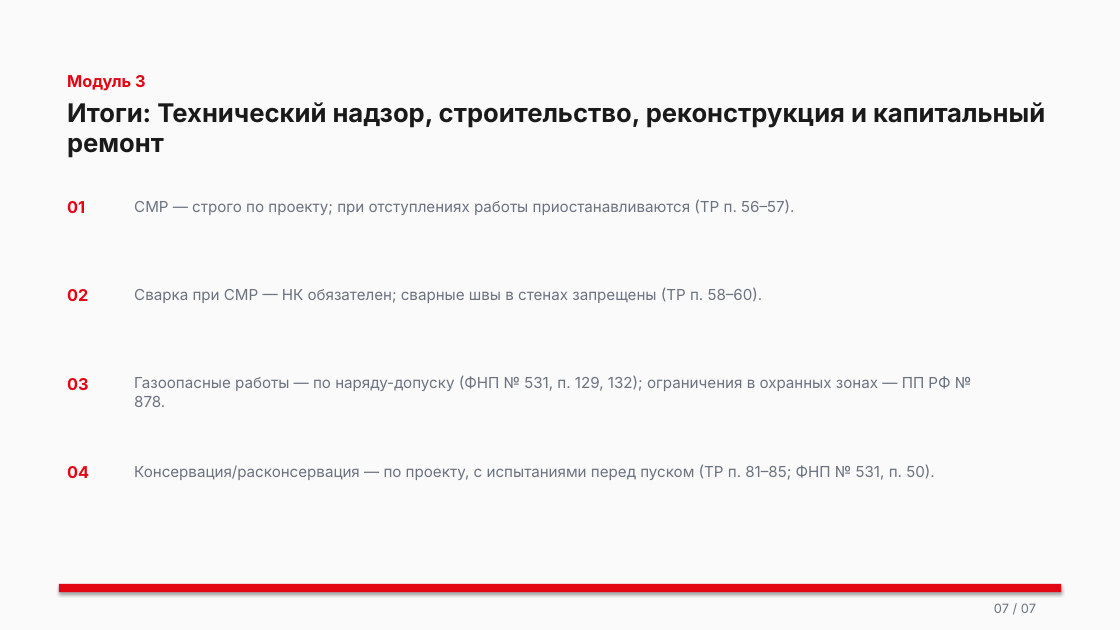
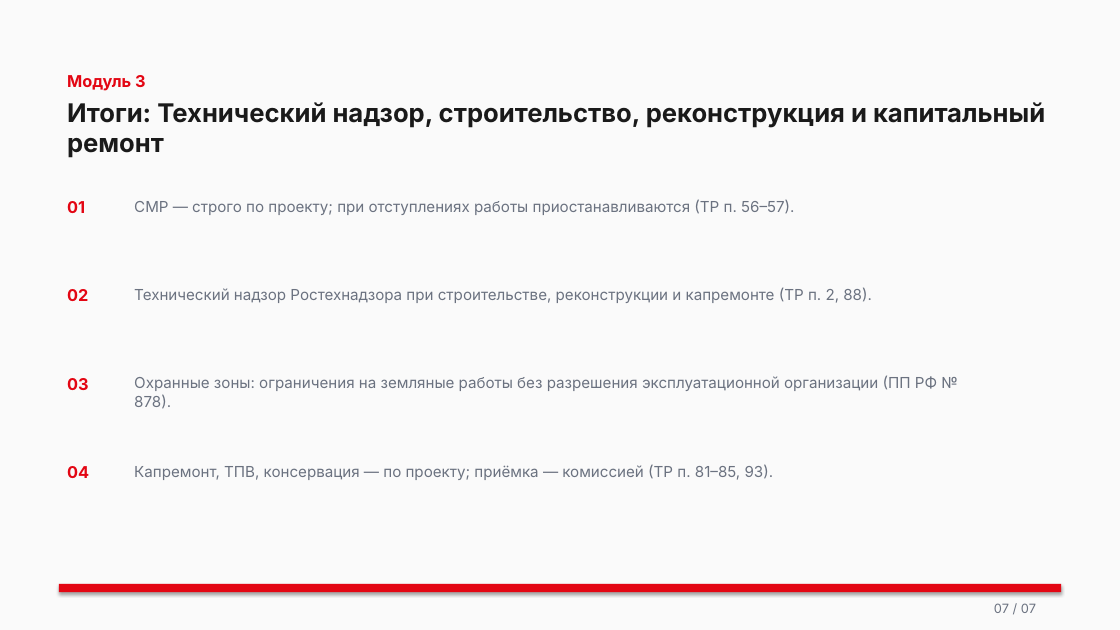
Before and after one commit to lysakalenushka-hash/-, a slide deck: slide 7 of Б.7.5_Модули/Б.7.5_Модуль3_Строительство_и_надзор.pptx. Drawn at 1120x630 pixels with LibreOffice and Linux fonts; fonts in the diff are those of the drawing. Boxes give left, top, right and bottom in pixels: in the first picture for what was removed or moved away, otherwise in the second. Text is boxed around its words. In the diff, an @@ line names an element or a change of style, - is before the commit and + after.

```diff
--- a/Б.7.5_Модули/Б.7.5_Модуль3_Строительство_и_надзор.pptx
+++ b/Б.7.5_Модули/Б.7.5_Модуль3_Строительство_и_надзор.pptx
@@ text at (134,287,872,303): text changed @@
-Сварка при СМР — НК обязателен; сварные швы в стенах запрещены (ТР п. 58–60).
+Технический надзор Ростехнадзора при строительстве, реконструкции и капремонте (ТР п. 2, 88).
@@ text at (134,375,958,409): text changed @@
-Газоопасные работы — по наряду-допуску (ФНП № 531, п. 129, 132); ограничения в охранных зонах — ПП РФ № 878.
+Охранные зоны: ограничения на земляные работы без разрешения эксплуатационной организации (ПП РФ № 878).
@@ text at (134,464,774,480): text changed @@
-Консервация/расконсервация — по проекту, с испытаниями перед пуском (ТР п. 81–85; ФНП № 531, п. 50).
+Капремонт, ТПВ, консервация — по проекту; приёмка — комиссией (ТР п. 81–85, 93).
```
Also in this commit, not shown: 4 other slides changed, 11 other files.
